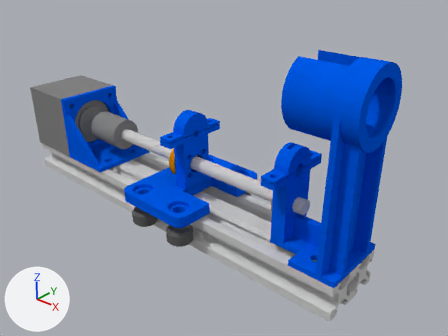
One commit to the Blender file blender/syringepump.blend: the scene before it, then after it.
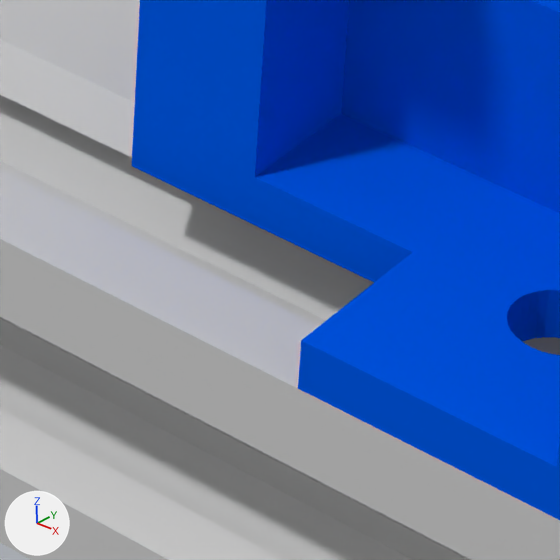
There are two pictures of each version: one from the file's camera 'Camera', one close up on the part from 57% to 70% of the width and 67% to 84% of the height. The axes (+X, +Y, +Z) are drawn at lower left. The lights are the same throughout.

Names of what the first close-up shows: 'bodymount', 'linearrails'.
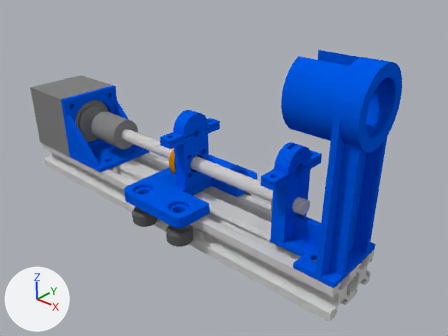
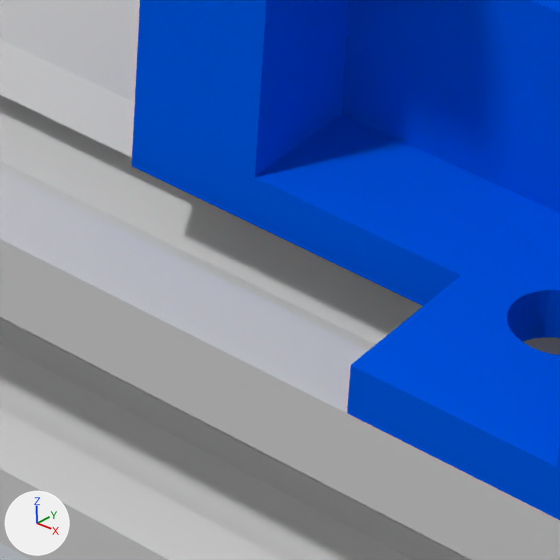
Edits to the bpy script that builds the scene:
```text
Change me_cube_008:
    where me_cube_008.from_pydata(...)  # 60 vertices, 58 faces; spans x 0.81..1.24, y -0.2..0.2, z 0.2..1.0
    used by ob_bodymount; location = (-0.24, 0.0, 0.0)
    before: 16 (0.99, 0.2, 0.23), 17 (0.99, 0.2, 0.2), 18 (0.99, -0.2, 0.23), 19 (0.99, -0.2, 0.2), 24 (0.99, -0.1, 0.2)
    before: 26 (0.99, -0.1, 0.23), 28 (0.99, 0.1, 0.2), 29 (0.99, 0.1, 0.23)
    me_cube_008 part 1
    add for i in [*range(16, 20), 24, 26, 28, 29]: me_cube_008.vertices[i].co += Vector((0.03, 0.0, 0.0))
```

What differs and where, as boxes [x1, y1, x2, y2] in the close-ups (560 x 560 px; the box of a moved part takes in the faces that stretch with it):
part 1 of me_cube_008, moved or reshaped
    both: [252, 114, 560, 520]
